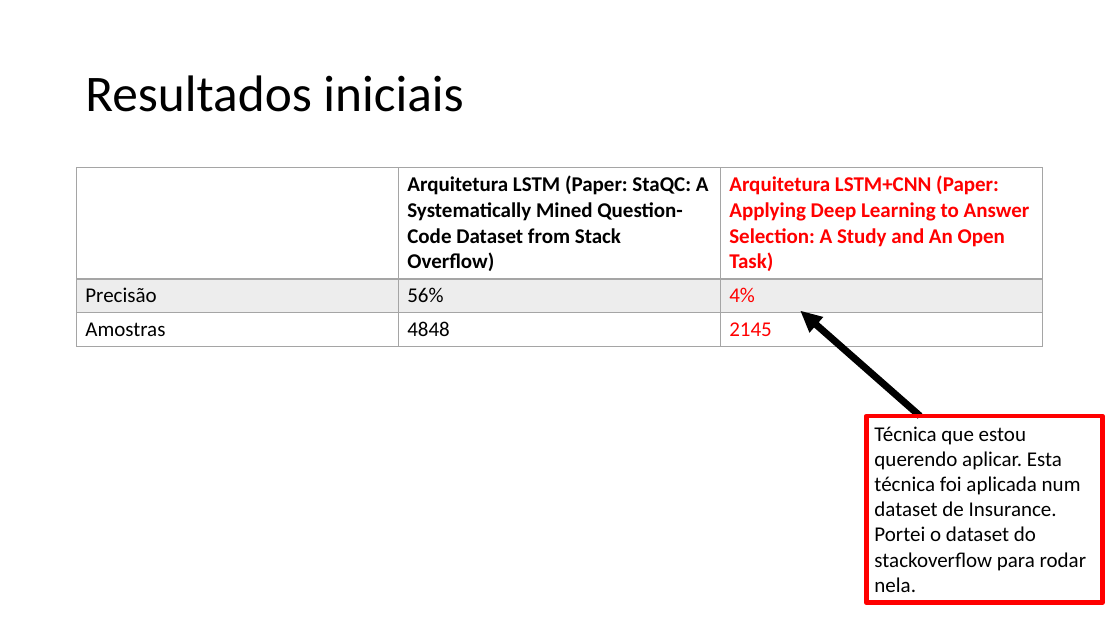
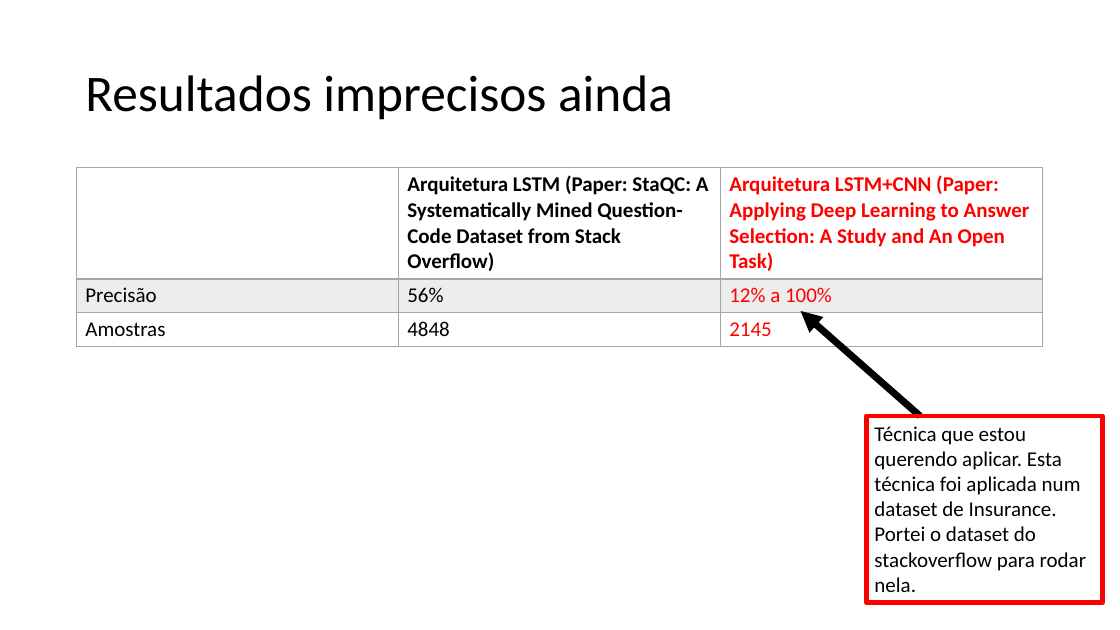
Before and after one commit to mrezende/Question-Answer-Selection, a slide deck: slide 19 of draft/presentation_draft.pptx (slide 18 before the commit). Drawn at 1120x630 pixels with LibreOffice and Linux fonts; fonts in the diff are those of the drawing. Boxes give left, top, right and bottom in pixels: in the first picture for what was removed or moved away, otherwise in the second. Text is boxed around its words. In the diff, an @@ line names an element or a change of style, - is before the commit and + after.

```diff
--- a/draft/presentation_draft.pptx
+++ b/draft/presentation_draft.pptx
@@ title at (85,75,673,120): text changed @@
-Resultados iniciais
+Resultados imprecisos ainda
@@ table at (77,168,1043,345) @@
-row 2, column 3: 4%
+row 2, column 3: 12% a 100%
```
Also in this commit, not shown: 3 other slides changed, 1 slide added, 1 slide removed.
